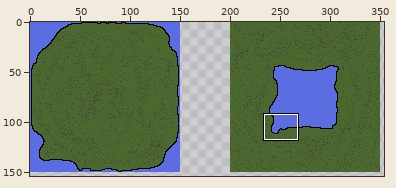
Two states of a pixel-art file, assets/images/tilemap.ase. Above: a wide view before the commit, with the close-up outlined.
Close-up. The starting point:
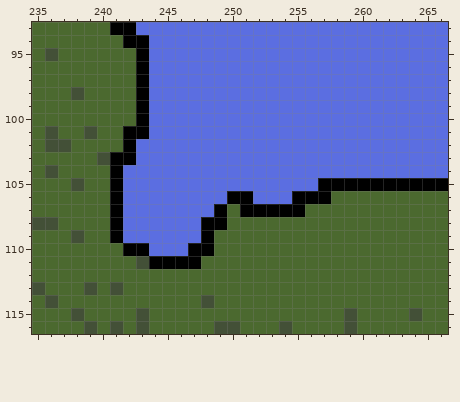
400x400 pixels, 1 frame. Shown: x 235..266, y 93..116. The wide view leaves out empty margins. The commit also changed other parts of the picture, which this record leaves out.
Now the later version:
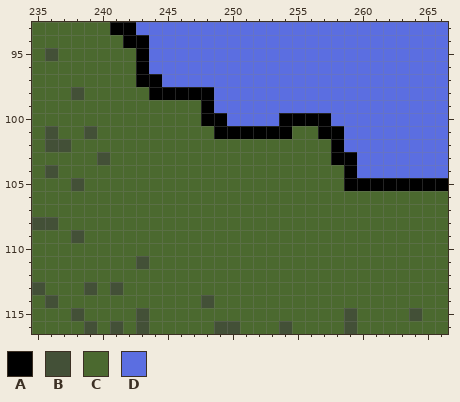
Palette (. is transparent): A #000000  B #435037  C #4b692f  D #5b6ee1
From old to new:
Layer "Tilemap 1":
y 97: x 244 D -> A
y 98: x 243..248 ADDDDD -> CAAAAA
y 99: x 243..248 ADDDDD -> CCCCCA
y 100: x 243..249 ADDDDDD -> CCCCCAA; x 254..257 DDDD -> AAAA
y 101: x 242..258 AADDDDDDDDDDDDDDD -> CCCCCCCAAAAAACCAA
y 102: x 242..258 ADDDDDDDDDDDDDDDD -> CCCCCCCCCCCCCCCCA
y 103: x 241..259 AADDDDDDDDDDDDDDDDD -> CCCCCCCCCCCCCCCCCAA
y 104: x 241..259 ADDDDDDDDDDDDDDDDDD -> CCCCCCCCCCCCCCCCCCA
y 105: x 241..258 ADDDDDDDDDDDDDDDAA -> CCCCCCCCCCCCCCCCCC
y 106: x 241..257 ADDDDDDDDAADDDAAA -> CCCCCCCCCCCCCCCCC
y 107: x 241..249 ADDDDDDDA -> CCCCCCCCC; x 251..255 AAAAA -> CCCCC
y 108: x 241..249 ADDDDDDAA -> CCCCCCCCC
y 109: x 241..248 ADDDDDDA -> CCCCCCCC
y 110: x 242..248 AADDDAA -> CCCCCCC
y 111: x 244..247 AAAA -> CCCC
Changed places in both close-ups, as pixel boxes (x1, y1, x2, y2):
changed: (110, 74, 357, 269)
